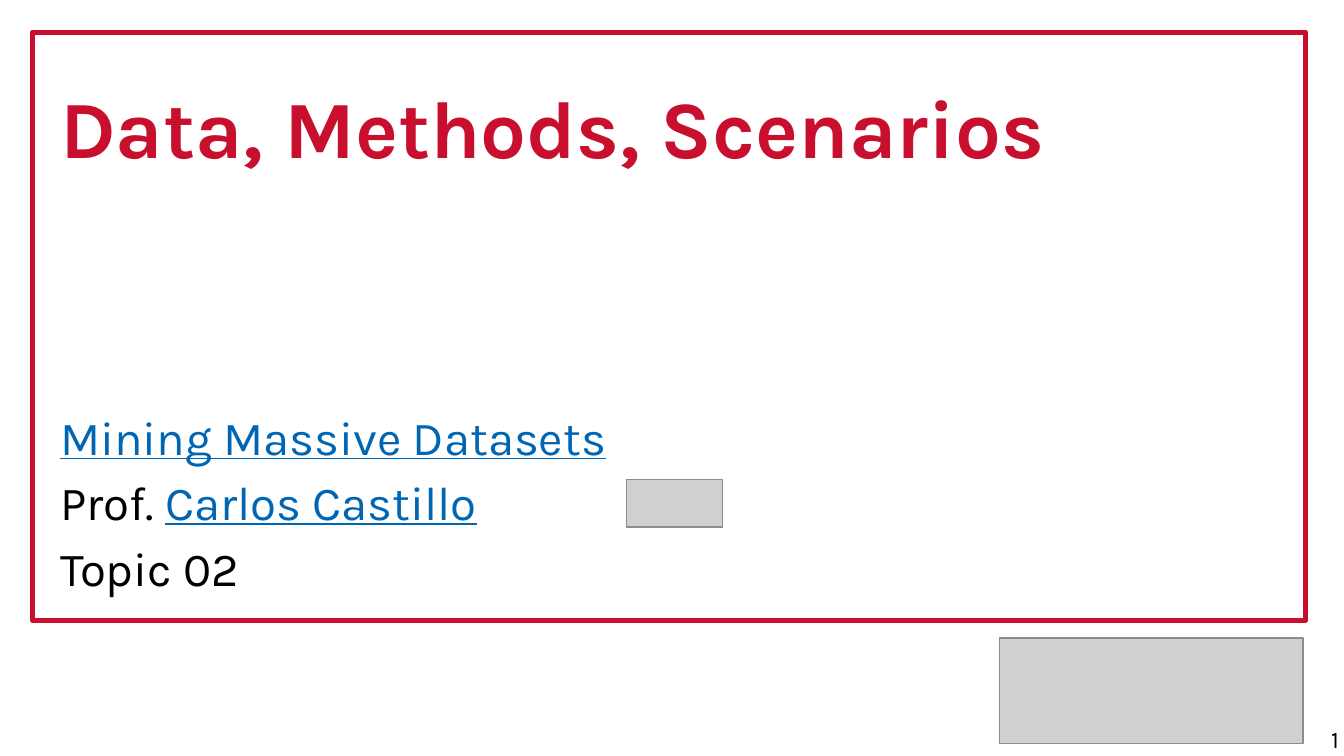
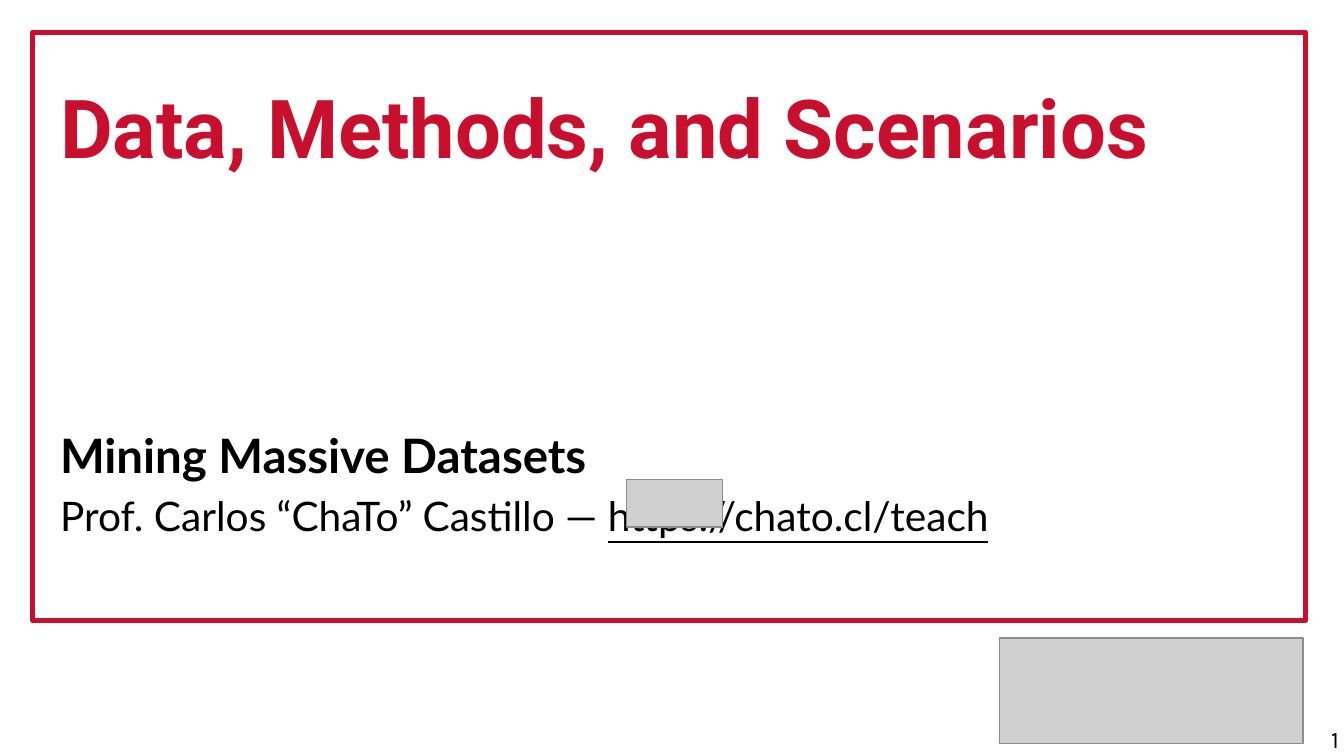
Before and after one commit to marco-calautti/data-mining-course, a slide deck: slide 1 of theory/odp/tt02_data_methods_scenarios.odp. Drawn at 1344x756 pixels with LibreOffice and Linux fonts; fonts in the diff are those of the drawing; grey boxes stand for pictures. Boxes give left, top, right and bottom in pixels: in the first picture for what was removed or moved away, otherwise in the second. Text is boxed around its words. In the diff, an @@ line names an element or a change of style, - is before the commit and + after.

```diff
--- a/theory/odp/tt02_data_methods_scenarios.odp
+++ b/theory/odp/tt02_data_methods_scenarios.odp
@@ text at [60,97,1148,173]: text changed; font Karla to Roboto @@
-Data, Methods, Scenarios
+Data, Methods, and Scenarios
@@ text at [60,438,586,482]: font Karla to Lato, text colour #0066B3 to #000000, bold on, underline off in "Mining Massive Datasets" @@
@@ text at [60,495,989,538]: text changed; size 28 to 24 pt; font Karla to Lato; text colour #0066B3 to #000000 @@
-Prof. Carlos Castillo
-Topic 02
+Prof. Carlos “ChaTo” Castillo — https://chato.cl/teach
```
Also in this commit, not shown: 40 other slides changed, 5 slides added, 3 slides removed, 5 other files.
